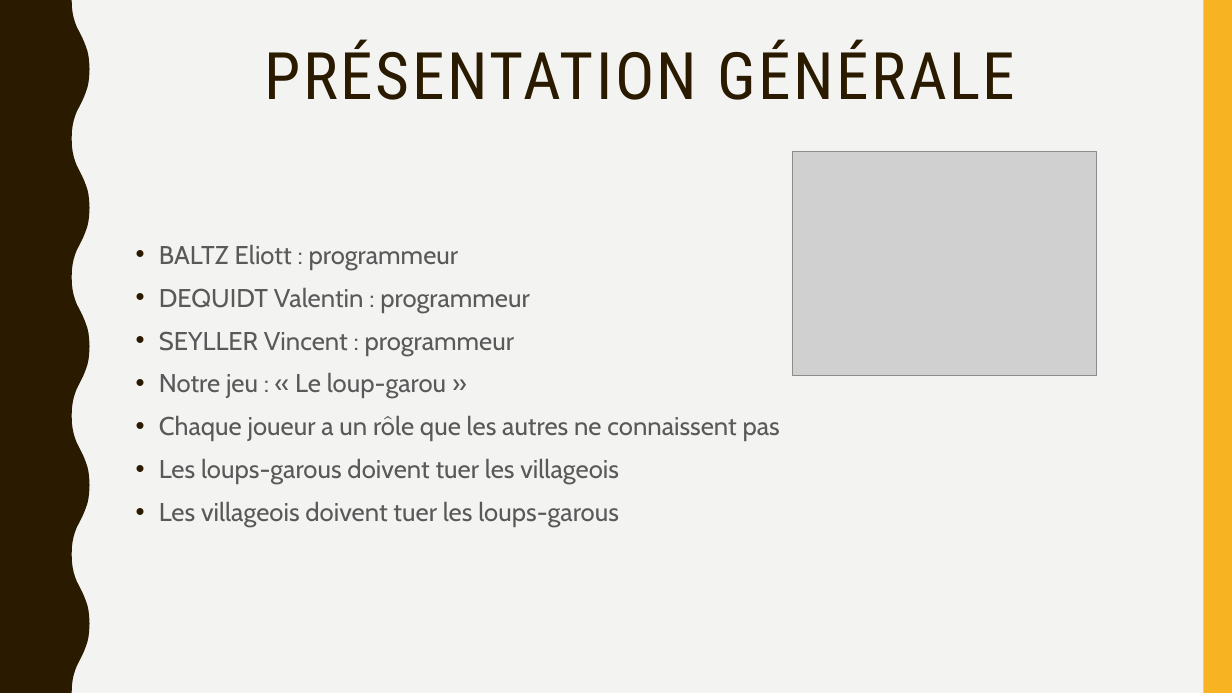
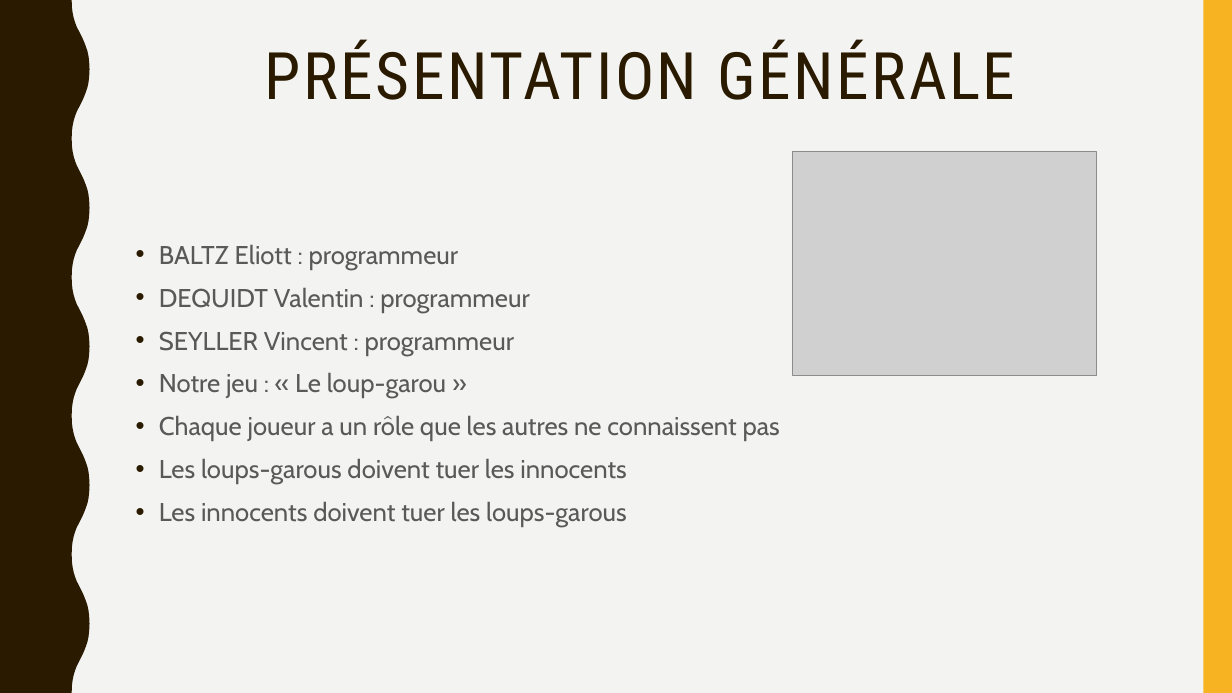
Before and after one commit to cegepmatane/projet-graphique-2018-hiver-VinSey1, a slide deck: slide 2 of doc/Presentation/Présentation_20_03_18_loup_garou.pptx. Drawn at 1232x693 pixels with LibreOffice and Linux fonts; fonts in the diff are those of the drawing; grey boxes stand for pictures. Boxes give left, top, right and bottom in pixels: in the first picture for what was removed or moved away, otherwise in the second. Text is boxed around its words. In the diff, an @@ line names an element or a change of style, - is before the commit and + after.

```diff
--- a/doc/Presentation/Présentation_20_03_18_loup_garou.pptx
+++ b/doc/Presentation/Présentation_20_03_18_loup_garou.pptx
@@ text at (x1=159, y1=458, x2=627, y2=527): text changed @@
-• Les loups-garous doivent tuer les villageois
-• Les villageois doivent tuer les loups-garous
+• Les loups-garous doivent tuer les innocents
+• Les innocents doivent tuer les loups-garous
```
Also in this commit, not shown: 1 other slide changed.
